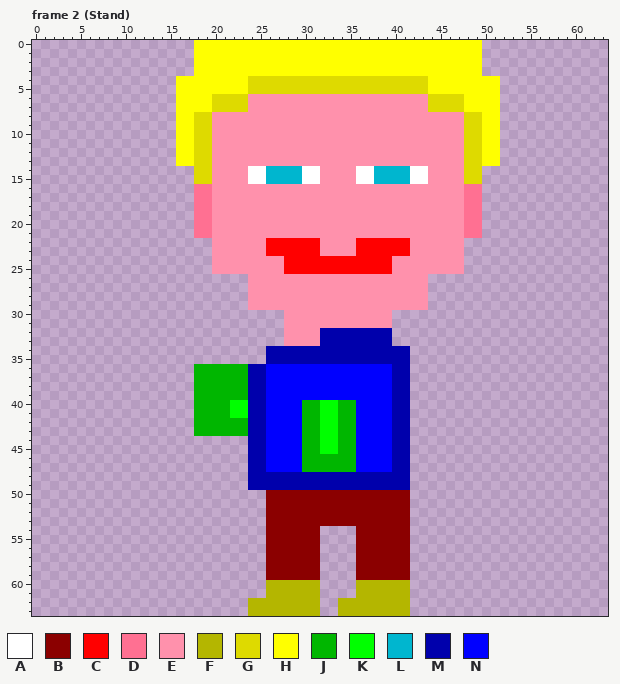
File history of a pixel-art file, resources/textures/man/man.ase. Above: the version before the commit.
64x64 pixels, 34 frames. Shown: frame 2 (Stand). The commit also changed other frames, which this record leaves out.
Visible layers, top first: "Hands", "Grp_Hair/Hair", "Head", "Legs", "Body".
Palette (. is transparent): A #ffffff  B #8b0000  C #ff0000  D #ff7092  E #ff91ac  F #b4b600  G #deda00  H #ffff00  J #00b600  K #00ff00  L #00b6cf  M #0000ac  N #0000ff
Pixels before, frame 2 (Stand) (only the part around the change), first column x 6:
 0 ............HHHHHHHHHHHHHHHHHHHHHHHHHHHHHHHH..........
 1 ............HHHHHHHHHHHHHHHHHHHHHHHHHHHHHHHH..........
 2 ............HHHHHHHHHHHHHHHHHHHHHHHHHHHHHHHH..........
 3 ............HHHHHHHHHHHHHHHHHHHHHHHHHHHHHHHH..........
 4 ..........HHHHHHHHGGGGGGGGGGGGGGGGGGGGHHHHHHHH........
 5 ..........HHHHHHHHGGGGGGGGGGGGGGGGGGGGHHHHHHHH........
 6 ..........HHHHGGGGEEEEEEEEEEEEEEEEEEEEGGGGHHHH........
 7 ..........HHHHGGGGEEEEEEEEEEEEEEEEEEEEGGGGHHHH........
 8 ..........HHGGEEEEEEEEEEEEEEEEEEEEEEEEEEEEGGHH........
 9 ..........HHGGEEEEEEEEEEEEEEEEEEEEEEEEEEEEGGHH........
10 ..........HHGGEEEEEEEEEEEEEEEEEEEEEEEEEEEEGGHH........
11 ..........HHGGEEEEEEEEEEEEEEEEEEEEEEEEEEEEGGHH........
12 ..........HHGGEEEEEEEEEEEEEEEEEEEEEEEEEEEEGGHH........
13 ..........HHGGEEEEEEEEEEEEEEEEEEEEEEEEEEEEGGHH........
14 ............GGEEEEAALLLLAAEEEEAALLLLAAEEEEGG..........
15 ............GGEEEEAALLLLAAEEEEAALLLLAAEEEEGG..........
16 ............DDEEEEEEEEEEEEEEEEEEEEEEEEEEEEDD..........
17 ............DDEEEEEEEEEEEEEEEEEEEEEEEEEEEEDD..........
18 ............DDEEEEEEEEEEEEEEEEEEEEEEEEEEEEDD..........
19 ............DDEEEEEEEEEEEEEEEEEEEEEEEEEEEEDD..........
20 ............DDEEEEEEEEEEEEEEEEEEEEEEEEEEEEDD..........
21 ............DDEEEEEEEEEEEEEEEEEEEEEEEEEEEEDD..........
22 ..............EEEEEECCCCCCEEEECCCCCCEEEEEE............
23 ..............EEEEEECCCCCCEEEECCCCCCEEEEEE............
24 ..............EEEEEEEECCCCCCCCCCCCEEEEEEEE............
25 ..............EEEEEEEECCCCCCCCCCCCEEEEEEEE............
26 ..................EEEEEEEEEEEEEEEEEEEE................
27 ..................EEEEEEEEEEEEEEEEEEEE................
28 ..................EEEEEEEEEEEEEEEEEEEE................
29 ..................EEEEEEEEEEEEEEEEEEEE................
30 ......................EEEEEEEEEEEE....................
31 ......................EEEEEEEEEEEE....................
32 ......................EEEEMMMMMMMM....................
33 ......................EEEEMMMMMMMM....................
34 ....................MMMMMMMMMMMMMMMM..................
35 ....................MMMMMMMMMMMMMMMM..................
36 ............JJJJJJMMNNNNNNNNNNNNNNMM..................
37 ............JJJJJJMMNNNNNNNNNNNNNNMM..................
New version:
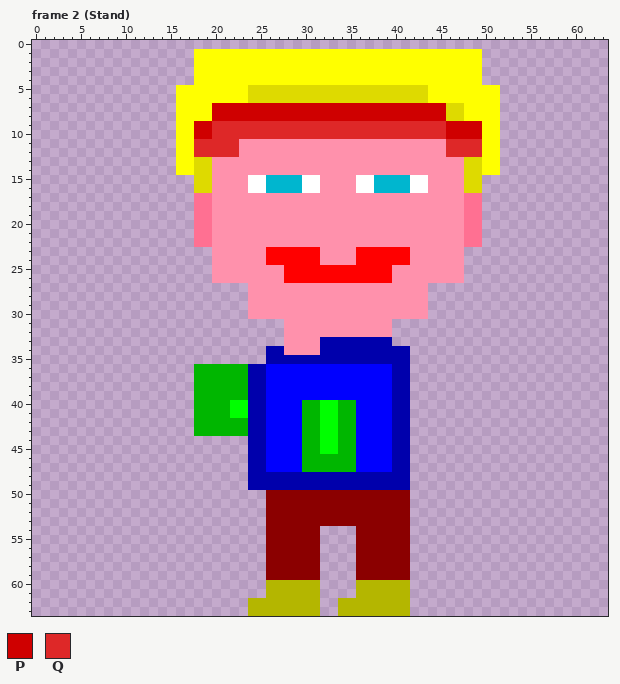
Colours new in this view: P #cf0000  Q #de2828
Edits made:
layer "Headband" now shown
Frame 2 (Stand), layers "Headband", "Grp_Hair/Hair", "Head":
y 0: x 18..49 HHHHHHHHHHHHHHHHHHHHHHHHHHHHHHHH -> ................................
y 4: x 16..17 HH -> ..; x 24..43 GGGGGGGGGGGGGGGGGGGG -> HHHHHHHHHHHHHHHHHHHH; x 50..51 HH -> ..
y 6: x 20..47 GGGGEEEEEEEEEEEEEEEEEEEEGGGG -> HHHHGGGGGGGGGGGGGGGGGGGGHHHH
y 7: x 20..45 GGGGEEEEEEEEEEEEEEEEEEEEGG -> PPPPPPPPPPPPPPPPPPPPPPPPPP
y 8: x 18..49 GGEEEEEEEEEEEEEEEEEEEEEEEEEEEEGG -> HHPPPPPPPPPPPPPPPPPPPPPPPPPPGGHH
y 9..10: x 18..49 GGEEEEEEEEEEEEEEEEEEEEEEEEEEEEGG -> PPQQQQQQQQQQQQQQQQQQQQQQQQQQPPPP
y 11..12: x 18..22 GGEEE -> QQQQQ; x 46..49 EEGG -> QQQQ
y 14: x 16..17 .. -> HH; x 24..31 AALLLLAA -> EEEEEEEE; x 36..43 AALLLLAA -> EEEEEEEE; x 50..51 .. -> HH
y 16: x 18..19 DD -> GG; x 24..31 EEEEEEEE -> AALLLLAA; x 36..43 EEEEEEEE -> AALLLLAA; x 48..49 DD -> GG
y 22: x 18..19 .. -> DD; x 26..31 CCCCCC -> EEEEEE; x 36..41 CCCCCC -> EEEEEE; x 48..49 .. -> DD
y 24: x 26..27 EE -> CC; x 32..35 CCCC -> EEEE; x 40..41 EE -> CC
y 26: x 20..23 .... -> EEEE; x 28..39 EEEEEEEEEEEE -> CCCCCCCCCCCC; x 44..47 .... -> EEEE
y 30: x 24..27 .... -> EEEE; x 40..43 .... -> EEEE
y 32: x 32..39 MMMMMMMM -> EEEEEEEE
y 34: x 28..31 MMMM -> EEEE
Boxes around the changes in both pictures, in picture pixels (x1, y1, x2, y2):
changed: (176, 40, 500, 193)
changed: (194, 238, 482, 283)
changed: (248, 310, 428, 355)
